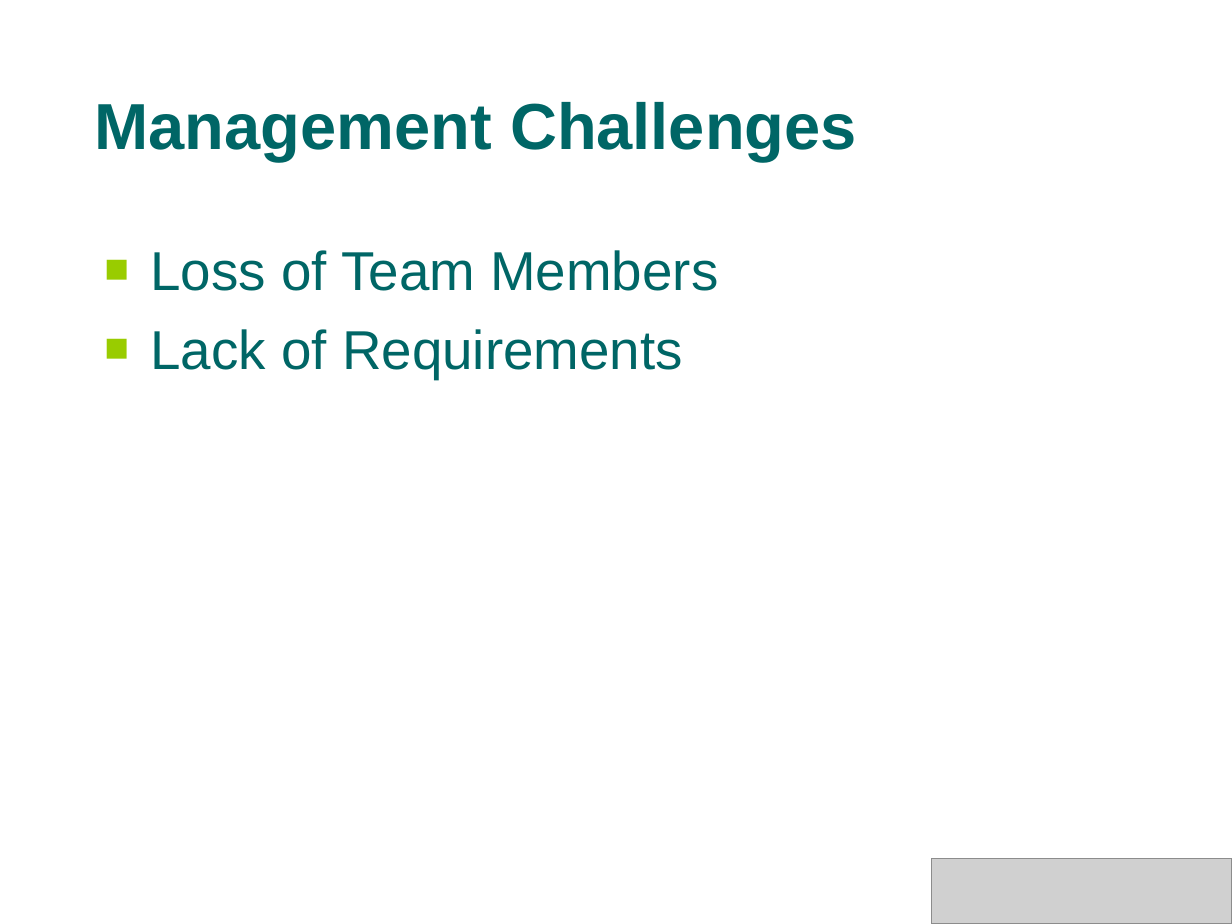
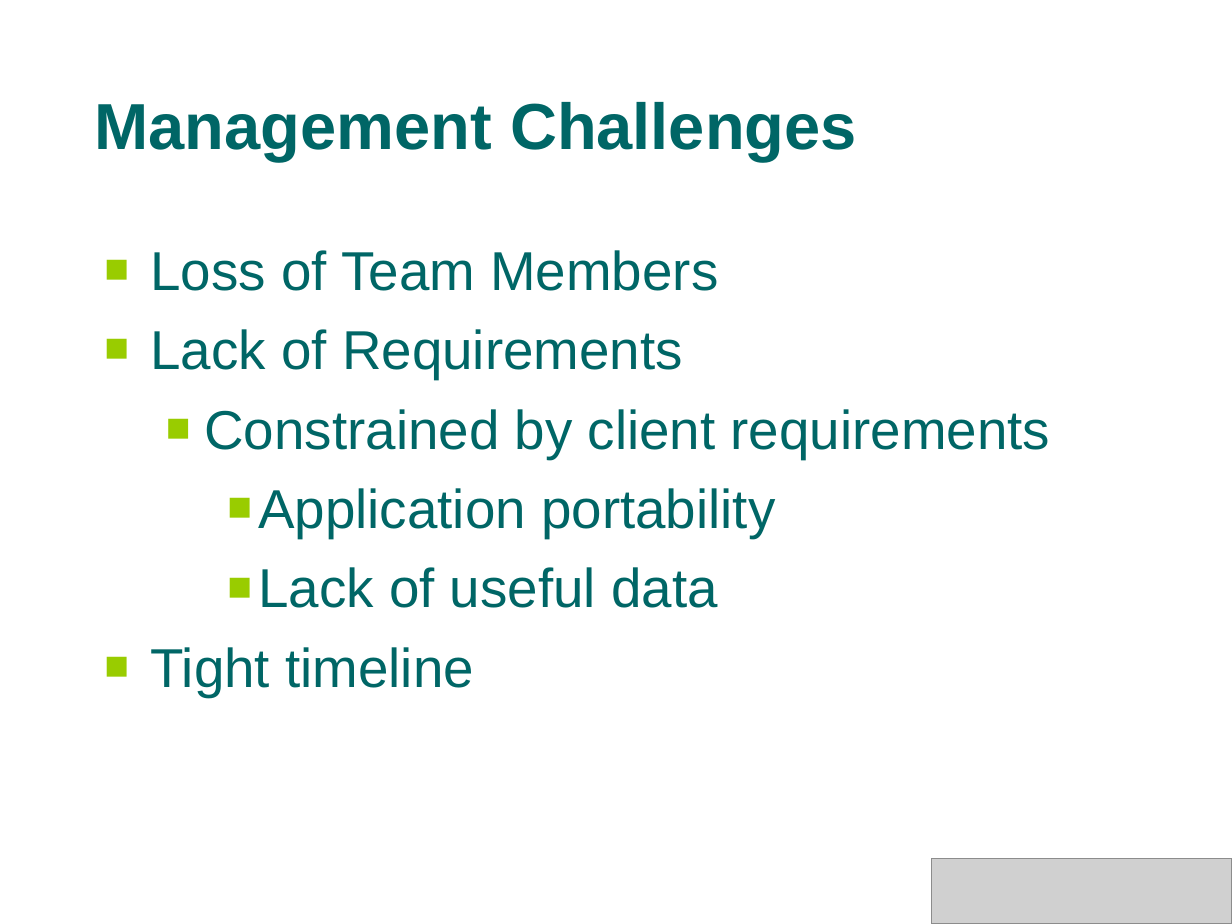
Before and after one commit to s4kshya/leezdr-repository, a slide deck: slide 40 of Exam Paper/MTECH_PROJ/Presentation/phase1_v2.ppt (slide 24 before the commit). Drawn at 1232x924 pixels with LibreOffice and Linux fonts; fonts in the diff are those of the drawing; grey boxes stand for pictures; background and template pictures are left out. Boxes give left, top, right and bottom in pixels: in the first picture for what was removed or moved away, otherwise in the second. Text is boxed around its words. In the diff, an @@ line names an element or a change of style, - is before the commit and + after.

```diff
--- a/Exam Paper/MTECH_PROJ/Presentation/phase1_v2.ppt
+++ b/Exam Paper/MTECH_PROJ/Presentation/phase1_v2.ppt
@@ text at (151, 409, 1050, 697): paragraphs added @@
+  ■ Constrained by client requirements
+    ■ Application portability
+    ■ Lack of useful data
+■ Tight timeline
```
Also in this commit, not shown: 13 other slides changed, 18 slides added, 3 other files.
